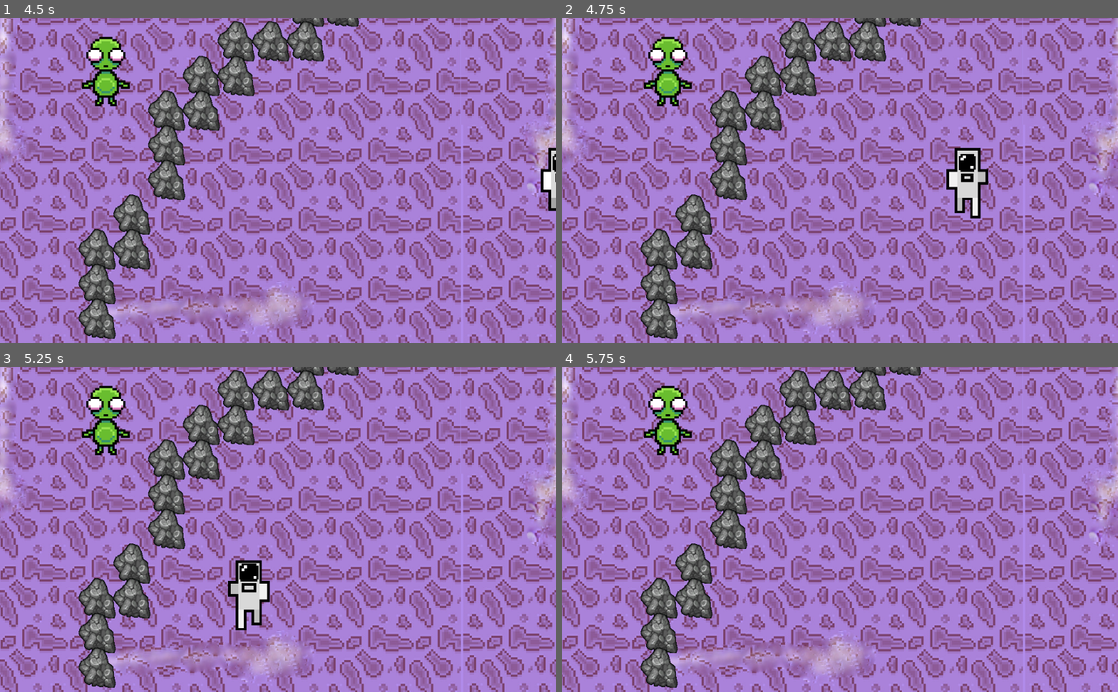
Above: before the commit, frames 1-4 (two rows, left to right).
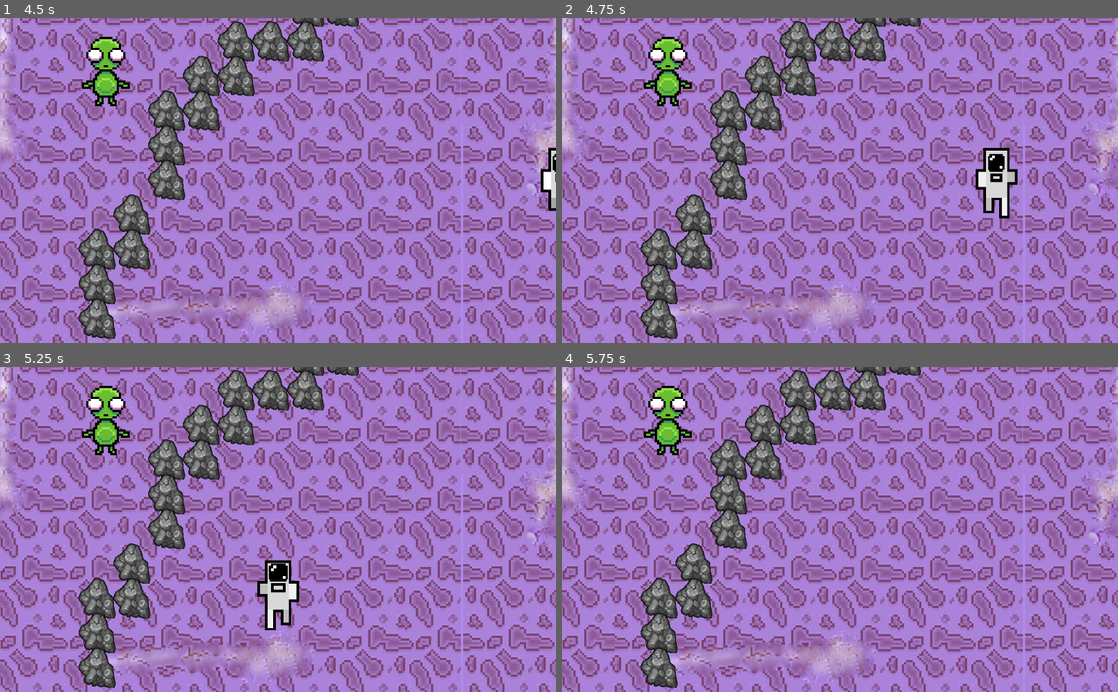
Above: after the commit, the same moments.

Repository: FREQ-E/Hanno
Game: Godot game, scene res://levels/test/test.tscn
The game is run twice, just before and just after one commit, with the same random seed, the same clock (stepped at 60 frames per second) and the same inputs.
Inputs:
- Up to frame 1 (4.5 s): tap Enter at 0.5, 2.75, 4.25 s; hold D (move right) 0.53-1.28 s; hold Space (sprint) 0.53-1.28 s; hold S (move down) 1.28-2.03 s; tap Space (sprint) at 1.35, 2, 2.85, 3.5, 4.35 s; hold D (move right) 2.03-2.78 s; hold Space (sprint) 2.03-2.78 s; hold W (move up) 2.78-3.53 s; hold Space (sprint) 3.53-4.28 s; hold A (move left) from 3.53 s (still down)
- Up to frame 2 (4.75 s): keep holding A (move left)
- Up to frame 3 (5.25 s): release A (move left) at 5.03 s; hold S (move down) from 5.03 s (still down); hold Space (sprint) from 5.03 s (still down)
- Up to frame 4 (5.75 s): keep holding S (move down); keep holding Space (sprint)

Frame 1 is identical in both runs. In frame 2, 2.1% of the frame differs, in the area x 69-82%, y 39-62%; in frame 3, 2.1%, in the area x 41-54%, y 59-81%; in frame 4, nothing differs.

Commit message:
Player speed, dash duration values committed

Diff:
--- a/base_scripts/movement_input_2d.gd
+++ b/base_scripts/movement_input_2d.gd
@@ -7,11 +7,11 @@
 signal undashed
 
 
-export var fast_speed := 10.0
-export var default_speed := 5.0
+export var fast_speed := 11.7
+export var default_speed := 8
 
 export var dash_speed := 20.0					# the speed the character travels during the dash
-export var dash_duration := 0.1					# how long the dash lasts
+export var dash_duration := 0.07					# how long the dash lasts
 export var dash_buffer := 0.2					# the window of time available in which sprint can be pressed and released to trigger the dash
 
 export var basis_node_path: NodePath			# If given, the user input will be transformed to be relative to the node given
